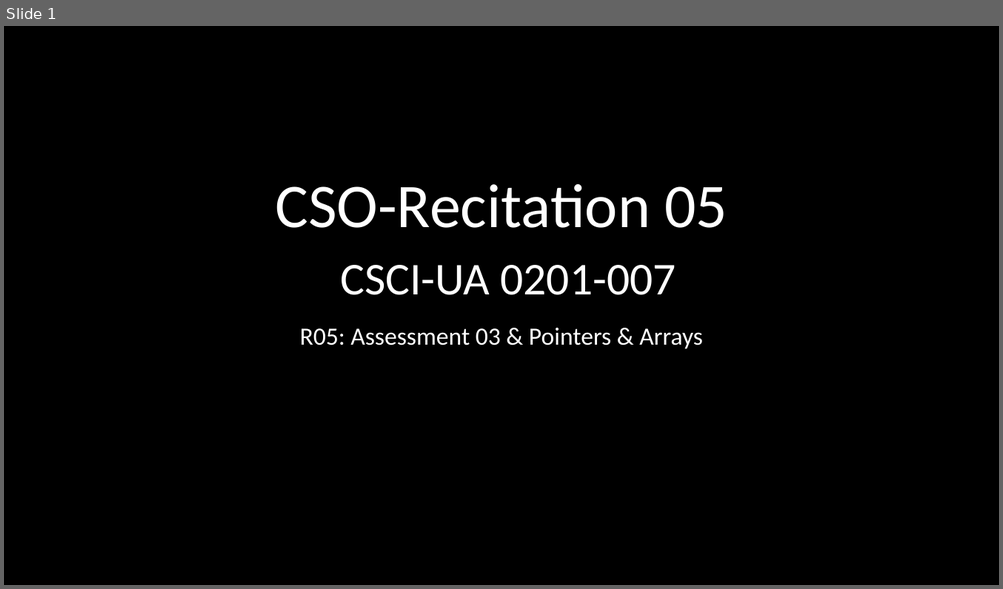
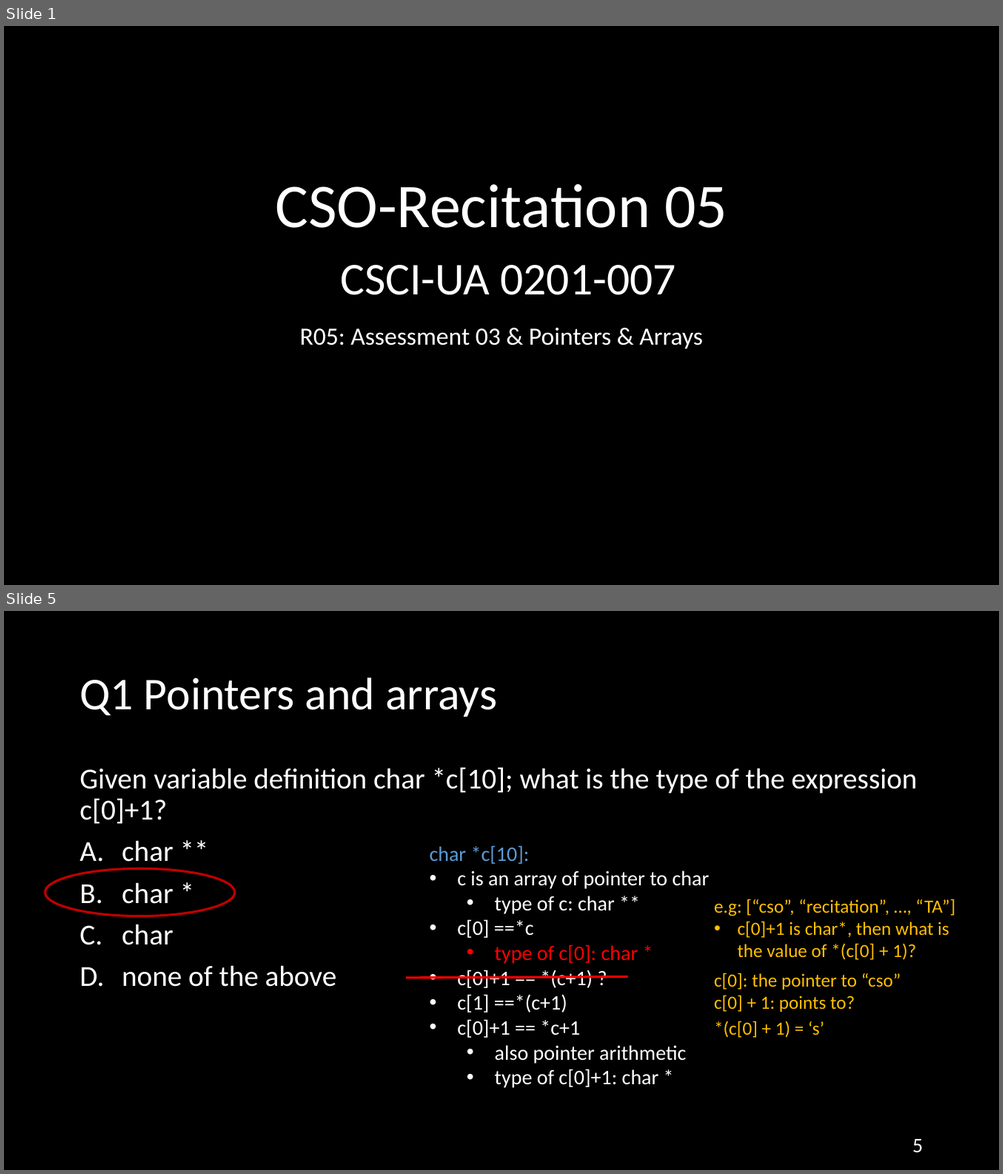
Before and after one commit to NYU-CSO/nyu-cso.github.io, a slide deck: rec-notes/r05.pptx. Shown one above the other, each under a label of ours: slide 1 before the commit, slides 1 and 5 after it; the slides between them are not shown. The pictures are 1003x589 and 1003x1174 pixels, drawn with LibreOffice and Linux fonts; fonts in the diff are those of the drawing. Boxes give left, top, right and bottom in pixels: in the first picture for what was removed or moved away, otherwise in the second. Text is boxed around its words. In the diff, an @@ line names an element or a change of style, - is before the commit and + after.

```diff
--- a/rec-notes/r05.pptx
+++ b/rec-notes/r05.pptx
@@ slide 5 added at (x1=4, y1=611, x2=999, y2=1170), background #000000 @@
@@ title added at (x1=79, y1=678, x2=497, y2=717), 44 pt, text #FFFFFF @@
+Q1 Pointers and arrays
@@ text added at (x1=79, y1=767, x2=917, y2=987), 28 pt, text #FFFFFF @@
+Given variable definition char *c[10]; what is the type of the expression c[0]+1?
+A. char **
+B. char *
+C. char
+D. none of the above
@@ text added at (x1=430, y1=846, x2=709, y2=1088), 20 pt, text #FFFFFF @@
+char *c[10]:
+• c is an array of pointer to char
+  • type of c: char **
+• c[0] ==*c
+  • type of c[0]: char *
+• c[0]+1 == *(c+1) ?
+• c[1] ==*(c+1)
+• c[0]+1 == *c+1
+  • also pointer arithmetic
+  • type of c[0]+1: char *
@@ ellipse added at (x1=45, y1=869, x2=235, y2=917), outline #C00000 2.25 pt @@
@@ text added at (x1=714, y1=899, x2=955, y2=960), 18 pt, text #FFC000 @@
+e.g: [“cso”, “recitation”, …, “TA”]
+• c[0]+1 is char*, then what is the value of *(c[0] + 1)?
@@ line added from (406, 978) to (628, 977), #FF0000 2.25 pt @@
@@ text added at (x1=714, y1=973, x2=901, y2=1012), 18 pt, text #FFC000 @@
+c[0]: the pointer to “cso”
+c[0] + 1: points to?
@@ text added at (x1=714, y1=1021, x2=824, y2=1038), 18 pt, text #FFC000 @@
+*(c[0] + 1) = ‘s’
@@ page number added at (x1=912, y1=1139, x2=922, y2=1153), 20 pt, text #FFFFFF @@
+5
```
Also in this commit, not shown: 6 slides changed, 13 other slides added, 10 slides removed, 1 other file.
